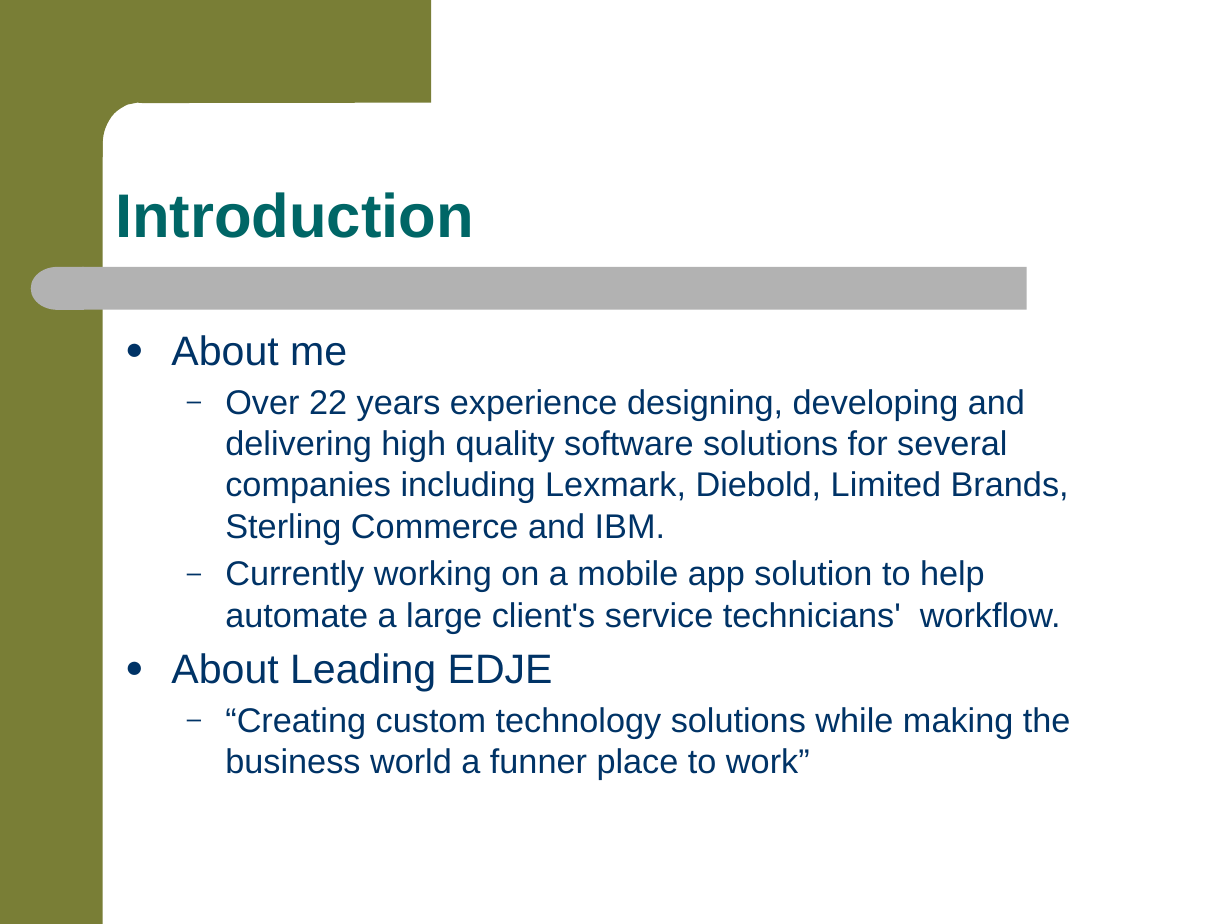
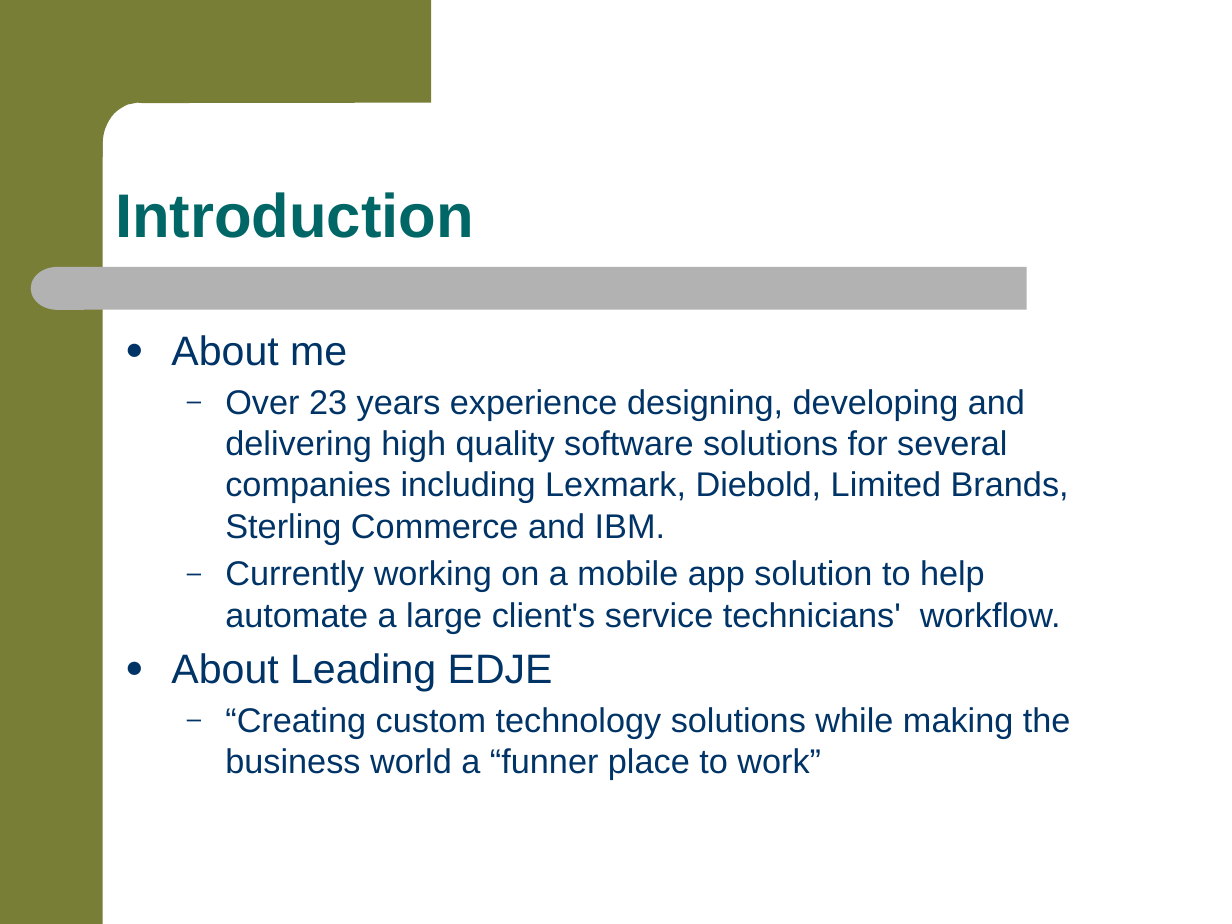
Before and after one commit to jkwuc89/RealPhonegapApp, a slide deck: slide 3 of RealWorldMobileAppDevelopment.pptx. Drawn at 1232x924 pixels with LibreOffice and Linux fonts; fonts in the diff are those of the drawing; background and template pictures are left out. Boxes give left, top, right and bottom in pixels: in the first picture for what was removed or moved away, otherwise in the second. Text is boxed around its words. In the diff, an @@ line names an element or a change of style, - is before the commit and + after.

```diff
--- a/RealWorldMobileAppDevelopment.pptx
+++ b/RealWorldMobileAppDevelopment.pptx
@@ text at (x1=225, y1=389, x2=1069, y2=544): text changed @@
-  – Over 22 years experience designing, developing and delivering high quality software solutions for several companies including Lexmark, Diebold, Limited Brands, Sterling Commerce and IBM.
+  – Over 23 years experience designing, developing and delivering high quality software solutions for several companies including Lexmark, Diebold, Limited Brands, Sterling Commerce and IBM.
@@ text at (x1=225, y1=707, x2=1071, y2=780): text changed @@
-  – “Creating custom technology solutions while making the business world a funner place to work”
+  – “Creating custom technology solutions while making the business world a “funner place to work”
```
Also in this commit, not shown: 11 other slides changed, 4 slides added.
